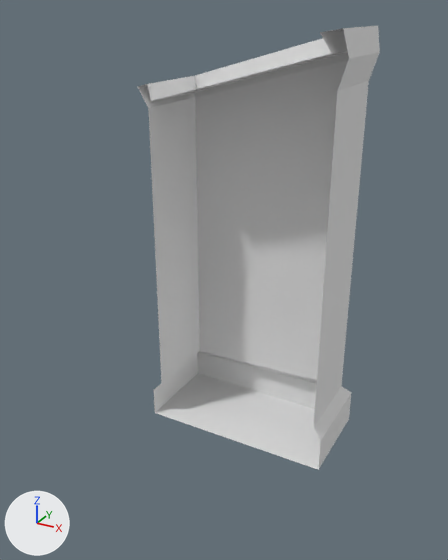
The glTF model podium.glb: old version first, new version second.
Rendered twice from a 50 mm lens placed at (0.757, -1.402, 1.248), pointed at (0.001, -0.028, 0.561). Arrows for +X, +Y and +Z are at lower left; the lights stay in place. Where no turn or scale is listed for an object, it has been applied to the vertices. Vertices at the same position are counted once.
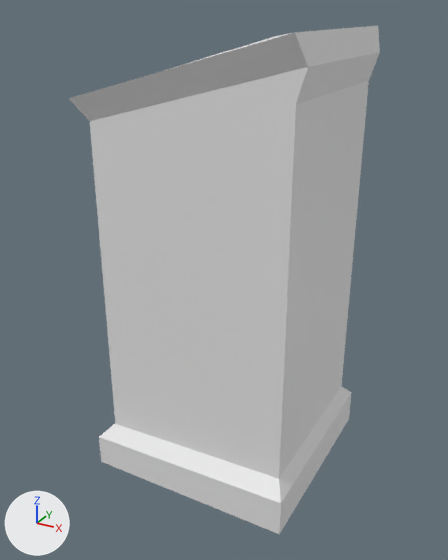
Commit message: Add other half of podium

Location of each change, (x1, y1, x2, y2) in pixels of the pictures (448 x 560 px):
```json
{"object": "Cube", "change": "reshaped", "before": [138, 26, 380, 470], "after": [68, 26, 380, 534], "on screen": "29% wider, 14% taller"}
{"part": 1, "of": "me_cube_001", "change": "added", "after": [68, 28, 349, 534]}
```

Edits to the scene script, one JSON object a line:
```json
{"block": "me_cube_001", "where": "# used by ob_cube; location = (0.0, 0.0, 0.606)"}
{"op": "remove", "block": "me_cube_001", "code": "me_cube_001.from_pydata(...)  # 32 vertices, 46 faces; spans x -0.278..0.302, y 0.0..0.279, z -0.6..0.6"}
{"op": "add", "block": "me_cube_001", "code": "me_cube_001.from_pydata(...)  # 48 vertices, 92 faces; spans x -0.278..0.302, y -0.279..0.279, z -0.6..0.6"}
{"block": "me_cube_001", "change": "me_cube_001 part 1"}
{"block": "me_cube_001", "change": "10 vertices are added at x -0.278..0.302, y -0.279..-0.238, z -0.6..0.6"}
{"block": "me_cube_001", "change": "6 new vertices lie (0.0, -0.241, 0.0) away from vertices in x -0.245..0.3, y 0.0, z -0.475..0.539"}
{"block": "me_cube_001", "change": "46 new faces join them"}
```
